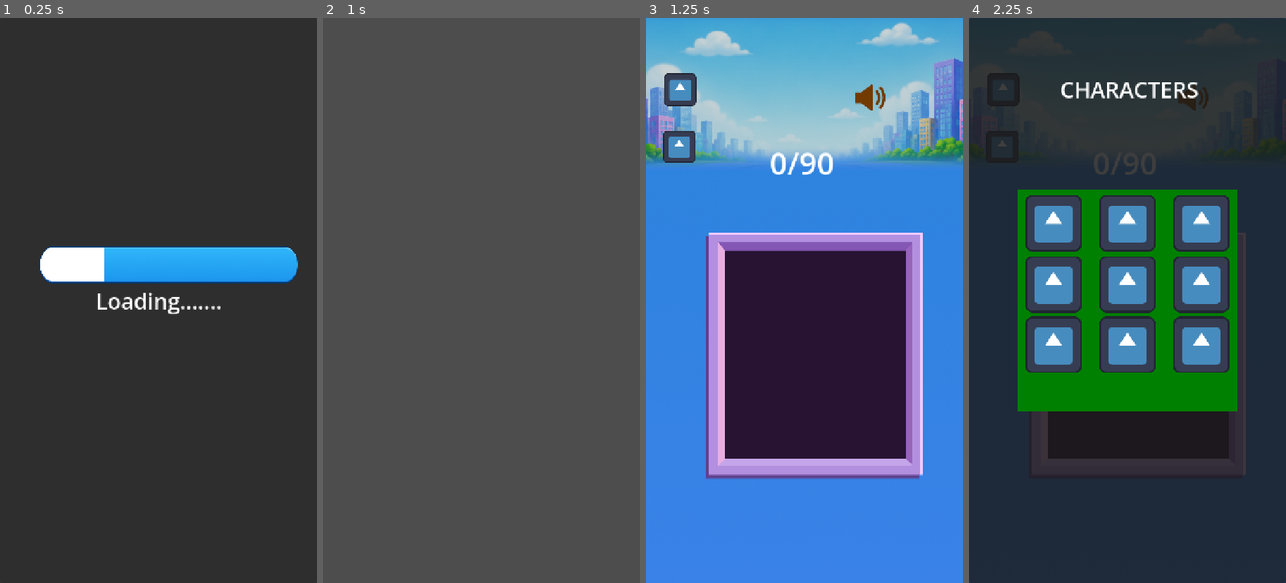
Above: before the commit, frames 1-4 (left to right).
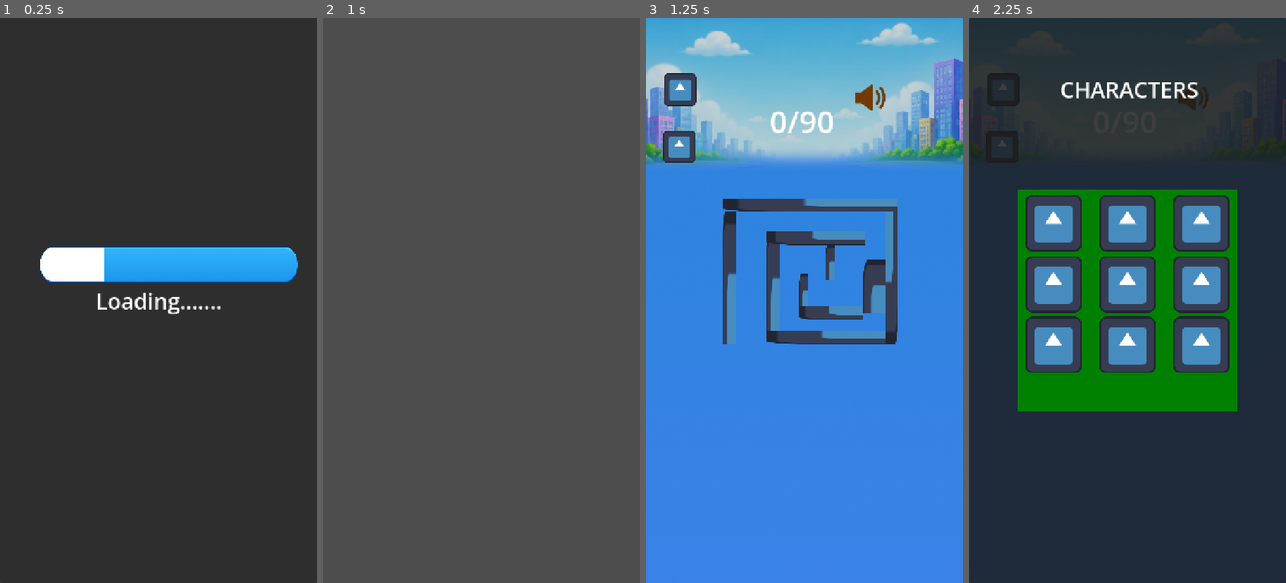
Above: after the commit, the same moments.

Repository: RohanChoudhary-Capsitech/slimey-trails
Game: Godot game, scene res://game/scenes/loading/loading.tscn
Same seed, same stepped clock (60 frames per second), same inputs: the game is played once before the commit and once after it. The engine's default icon, where the game draws it, is replaced by a stand-in: a white triangle on a blue panel in a dark square.
Inputs (mouse positions are in pixels of both pictures, inside the frame that each line leads up to):
- Up to frame 1 (0.25 s): no input
- Up to frame 2 (1 s): move the mouse to (551, 272) at 0.52 s; click (551, 272) at 0.67 s
- Up to frame 3 (1.25 s): no input
- Up to frame 4 (2.25 s): click (1003, 91) at 1.25 s; click (1000, 147) at 2 s

Frames 1-2 are identical in both runs. In frame 3, 32% of the frame differs, in the area x 18-88%, y 16-82%; in frame 4, 5.6%.

Commit message:
Levels added  and implemented in gameplay after loading.

Diff:
--- a/game/autoloads/GameConfig.gd
+++ b/game/autoloads/GameConfig.gd
@@ -34,3 +34,13 @@
 
 func is_production() -> bool:
 	return BUILD_STAGE == Stage.PRODUCTION
+# ── Level Registry ────────────────────────────────────────────────────────
+const LEVEL_SCENES: Dictionary = {
+	1: "res://game/levels/level_1.tscn",
+	3: "res://game/levels/level_3/level_3.tscn",
+	5: "res://game/levels/level_5/level_5.tscn",
+	7: "res://game/levels/level_7/level_7.tscn",
+}
+
+func get_level_scene_path(level_id: int) -> String:
+	return LEVEL_SCENES.get(level_id, LEVEL_SCENES[1])
--- a/game/levels/level_3/level_3.tscn
+++ b/game/levels/level_3/level_3.tscn
@@ -1,6 +1,5 @@
 [gd_scene format=3 uid="uid://cqaekep4sk0j6"]
 
-[ext_resource type="Script" uid="uid://bdhi2qk6hvgy8" path="res://game/scripts/controllers/StageRotator.gd" id="1_4rkpl"]
 [ext_resource type="Texture2D" uid="uid://oy8cxp2j2s80" path="res://icon.svg" id="1_yq07h"]
 
 [sub_resource type="RectangleShape2D" id="RectangleShape2D_3f7wr"]
@@ -53,7 +52,6 @@
 
 [node name="Level3" type="Node2D" unique_id=1384465659]
 position = Vector2(380, 577)
-script = ExtResource("1_4rkpl")
 
 [node name="LeftWall" type="StaticBody2D" parent="." unique_id=1836365264]
 position = Vector2(-192, 12)
--- a/game/scenes/gameplay/gamepanel.tscn
+++ b/game/scenes/gameplay/gamepanel.tscn
@@ -14,6 +14,7 @@
 anchor_bottom = 1.0
 grow_horizontal = 2
 grow_vertical = 2
+mouse_filter = 2
 script = ExtResource("1_rp2xy")
 
 [node name="Panel" type="Panel" parent="." unique_id=1268349739]
@@ -23,6 +24,7 @@
 anchor_bottom = 1.0
 grow_horizontal = 2
 grow_vertical = 2
+mouse_filter = 2
 theme_override_styles/panel = SubResource("StyleBoxEmpty_uvm4r")
 
 [node name="Bg" type="TextureRect" parent="Panel" unique_id=1073731500]
@@ -32,6 +34,7 @@
 anchor_bottom = 1.0
 grow_horizontal = 2
 grow_vertical = 2
+mouse_filter = 2
 texture = ExtResource("1_xt1m1")
 expand_mode = 1
 stretch_mode = 4
@@ -42,9 +45,9 @@
 anchor_left = 0.5
 anchor_right = 0.5
 offset_left = -79.0
-offset_top = 280.0
+offset_top = 186.0
 offset_right = 68.0
-offset_bottom = 376.0
+offset_bottom = 282.0
 grow_horizontal = 2
 theme_override_font_sizes/font_size = 70
 text = "0/90"
--- /dev/null
+++ b/game/scenes/gameplay/gameplay.gd
@@ -0,0 +1,55 @@
+extends Node2D
+
+@export var sensitivity: float = 90.0
+@export var limit_deg: float = 0.0
+@export var smoothing: float = 18.0
+@export var input_enabled: bool = true
+
+var _level_instance: Node2D = null
+var _target_rot: float = 0.0
+var _dragging := false
+var _last_x: float = 0.0
+
+func _ready() -> void:
+	_load_selected_level()
+
+func _load_selected_level() -> void:
+	var level_id: int = GameService.game.selected_level
+	var path: String = GameService.config.get_level_scene_path(level_id)
+
+	var packed: PackedScene = load(path)
+	if packed == null:
+		GameService.logger.error("Gameplay: failed to load level", { "path": path })
+		return
+
+	_level_instance = packed.instantiate()
+	add_child(_level_instance)
+	move_child(_level_instance, 0)
+	_target_rot = _level_instance.rotation
+	GameService.logger.info("Gameplay: loaded level", { "level_id": level_id, "path": path })
+
+func _unhandled_input(event: InputEvent) -> void:
+	if not input_enabled or _level_instance == null:
+		return
+	if event is InputEventScreenTouch or event is InputEventMouseButton:
+		if event.pressed:
+			_dragging = true
+			_last_x = event.position.x
+		else:
+			_dragging = false
+	elif _dragging and (event is InputEventScreenDrag or event is InputEventMouseMotion):
+		var dx: float = event.position.x - _last_x
+		_last_x = event.position.x
+		_target_rot += deg_to_rad(dx * sensitivity * 0.01)
+		if limit_deg > 0.0:
+			_target_rot = clampf(_target_rot, -deg_to_rad(limit_deg), deg_to_rad(limit_deg))
+
+func _physics_process(delta: float) -> void:
+	if _level_instance == null:
+		return
+	_level_instance.rotation = lerp_angle(_level_instance.rotation, _target_rot, clampf(smoothing * delta, 0.0, 1.0))
+
+func snap_to(rad: float) -> void:
+	_target_rot = rad
+	if _level_instance:
+		_level_instance.rotation = rad
--- a/game/scenes/gameplay/gameplay.tscn
+++ b/game/scenes/gameplay/gameplay.tscn
@@ -1,11 +1,14 @@
 [gd_scene format=3 uid="uid://bx1e1ph5d5nru"]
 
 [ext_resource type="Texture2D" uid="uid://droojg8gooltv" path="res://game/assets/sprites/single/ui/GameOverBox.png" id="1_gyu4r"]
+[ext_resource type="Script" uid="uid://c65buks4j7ffo" path="res://game/scenes/gameplay/gameplay.gd" id="1_mpy87"]
 [ext_resource type="PackedScene" uid="uid://b8oar3vn42amv" path="res://game/scenes/gameplay/gamepanel.tscn" id="2_mpy87"]
 
 [node name="Gameplay" type="Node2D" unique_id=126619269]
+script = ExtResource("1_mpy87")
 
 [node name="Sprite2D" type="Sprite2D" parent="." unique_id=411111427]
+visible = false
 position = Vector2(381.00003, 764.99994)
 scale = Vector2(0.37681434, 0.3728605)
 texture = ExtResource("1_gyu4r")
--- a/game/scripts/loading.gd
+++ b/game/scripts/loading.gd
@@ -16,5 +16,5 @@
 	var tween := create_tween()
 	tween.tween_property(progress_bar, "value", 100.0, 1.0)
 	await tween.finished
-
+	GameService.game.set_selected_level(3)
 	GameService.scene.go_to(next_scene_path)
--- a/game/scripts/managers/GameManager.gd
+++ b/game/scripts/managers/GameManager.gd
@@ -5,7 +5,7 @@
 # States: IDLE → PLAYING ↔ PAUSED → GAME_OVER → IDLE
 
 enum State { IDLE, PLAYING, PAUSED, GAME_OVER }
-
+var selected_level: int = 1
 var state: State = State.IDLE :
 	set(v):
 		state = v
@@ -44,3 +44,8 @@
 
 func is_playing() -> bool:
 	return state == State.PLAYING
+
+
+func set_selected_level(level_id: int) -> void:
+	selected_level = level_id
+	GameService.logger.info("GameManager: selected level", { "level_id": level_id })
